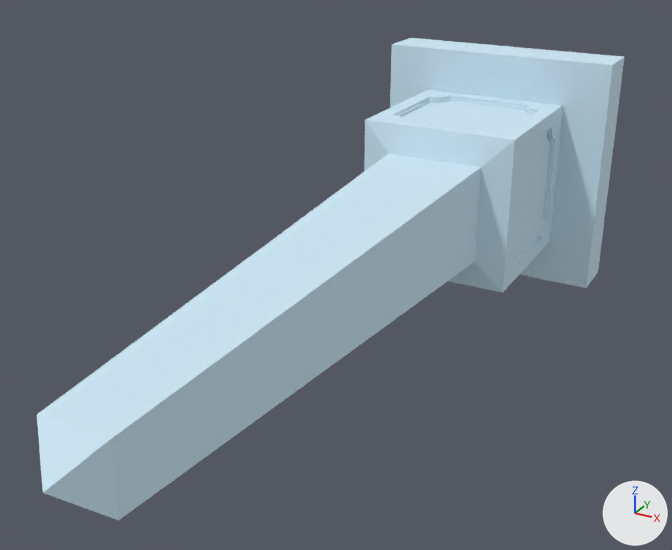
The FBX model Unity Project/Giroux-CAP6117-SANC - crown/Assets/Models/LOD Headstones/PA-197-F.fbx: old version first, new version second.
One viewpoint serves both versions: a 50 mm lens placed at (1.66, -5.01, 1.52), pointed at (-0.07, -1.87, -0.05). The axes (+X, +Y, +Z) are drawn at lower right. The lights are the same throughout. The first picture is the older version. Objects named as collision shapes, trigger or cutter boxes, shadow casters or lower levels of detail are left out. Where no turn or scale is listed for an object, it has been applied to the vertices.

Objects in the first picture: 'PA-197-F_LOD0'.
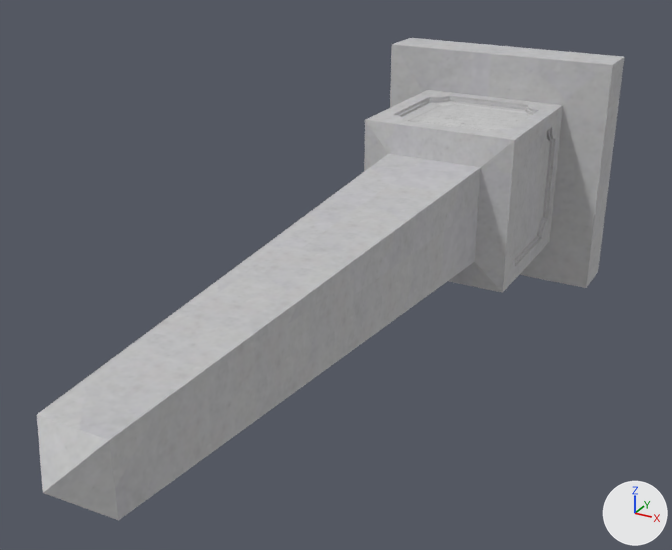
The change, as a diff of the scene's bpy script:
```diff
--- a/Unity Project/Giroux-CAP6117-SANC - crown/Assets/Models/LOD Headstones/PA-197-F.fbx.py
+++ b/Unity Project/Giroux-CAP6117-SANC - crown/Assets/Models/LOD Headstones/PA-197-F.fbx.py
@@ img_a_197_f_png @@
+img_a_197_f_png = load_image('A-197-F.png', '../../Materials/LOD Headstone Mats/A-197-F.png', 1024, 1024, 'sRGB')
@@ mat_0_615686_0_811765_0_929412_0_000000_0_189 @@
+mat_0_615686_0_811765_0_929412_0_000000_0_189 = principled_material('0.615686_0.811765_0.929412_0.000000_0.189')
+mat_0_615686_0_811765_0_929412_0_000000_0_189.texture = img_a_197_f_png
+mat_0_615686_0_811765_0_929412_0_000000_0_189.roughness = 0.859
@@ me_mesh26 @@
 me_mesh26.from_pydata(...)  # 2201 vertices, 4398 faces; spans x -0.61..0.61, y -3.61..0.0, z -0.61..0.61
-me_mesh26.materials.append(mat_0_615686_0_811765_0_929412_0_000000_0_000000)  # blue #cee9f7
+me_mesh26.materials.append(mat_0_615686_0_811765_0_929412_0_000000_0_189)  # picture img_a_197_f_png
```

Where the change shows, as pixel boxes (x1, y1, x2, y2) in the pictures (672 x 550 px):
'PA-197-F_LOD0', recoloured (blue to grey)
    both: (37, 38, 624, 520)
